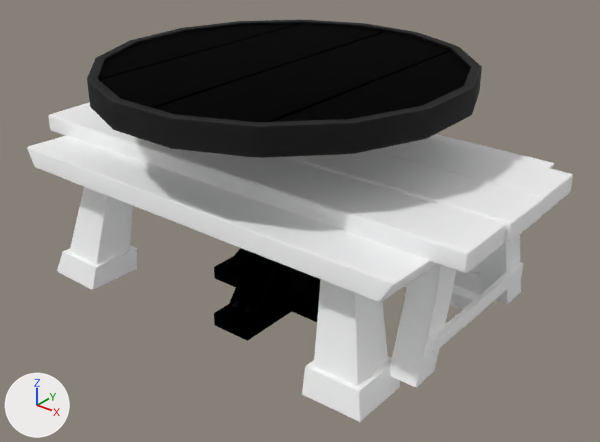
A saved change to the glTF model public/Table.glb.
Before and after are seen from a 50 mm camera at (1.9, -2.29, 1.31) aimed at (0.077, -0.011, -0.103). The axes (+X, +Y, +Z) are drawn at lower left. The lights are the same throughout.

Objects in the first picture: 'Table 1', 'Table 2', 'Table 3'.
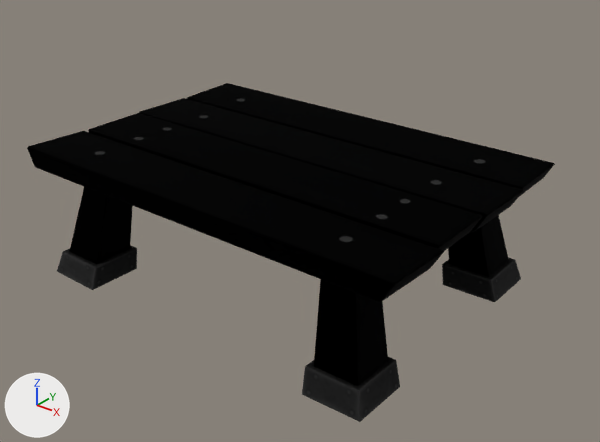
Commit message: brown table

Where the change shows, as pixel boxes (x1, y1, x2, y2) in the pictures (600 x 442 px):
'Table 2', surface changed (white to black): (27, 83, 555, 422) in both
'Table 3', deleted (black): before (87, 20, 482, 341)
'Table 1', deleted: before (48, 102, 573, 387)

What the commit changed:
Picture 'Metall Table 2' (img_metall_table_2) is new.
In material 'Table 2' (mat_table_2), base_color is no longer (1.0, 1.0, 1.0), white #ffffff.
In material 'Table 2' (mat_table_2), texture is now set to img_metall_table_2.
Object 'Table 1' (ob_table_1) is deleted.
Object 'Table 3' (ob_table_3) is deleted.
